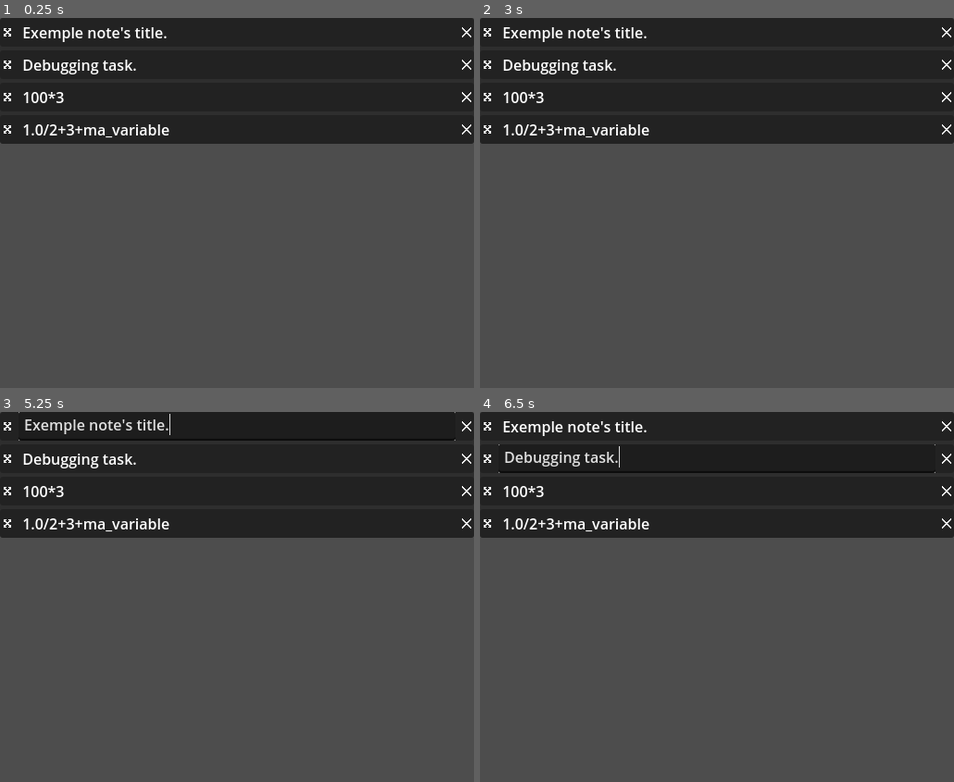
Above: before the commit, frames 1-4 (two rows, left to right).
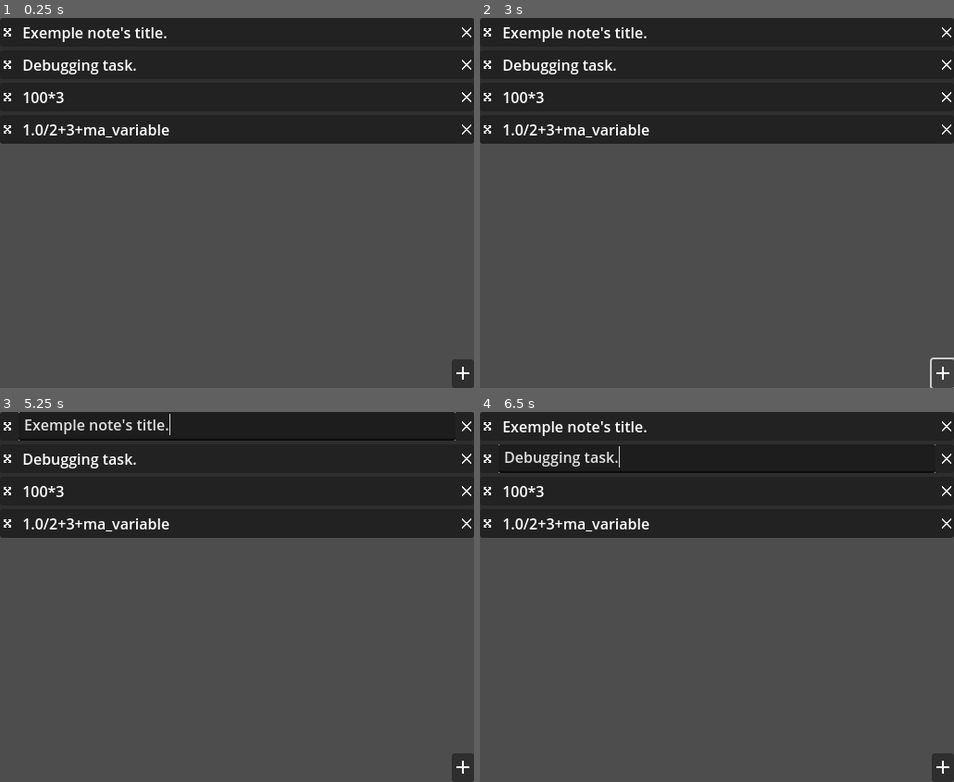
Above: after the commit, the same moments.

Repository: xorblo-doitus/Bloc-notes-plus-plus
Game: Godot game, scene res://src/app/main.tscn
Same seed, same stepped clock (60 frames per second), same inputs: the game is played once before the commit and once after it. The engine's default icon, where the game draws it, is replaced by a stand-in: a white triangle on a blue panel in a dark square.
Inputs (mouse positions are in pixels of both pictures, inside the frame that each line leads up to):
- Up to frame 1 (0.25 s): no input
- Up to frame 2 (3 s): click (944, 373) at 0.52 s; click (489, 32) at 1.27 s; click (489, 32) at 2.02 s; click (944, 373) at 2.77 s
- Up to frame 3 (5.25 s): click (9, 426) at 3.52 s; click (464, 767) at 4.27 s; tap Enter at 5 s; drag from (237, 426) to (284, 515) at 5.02 s
- Up to frame 4 (6.5 s): tap Space at 5.75 s; drag from (717, 460) to (693, 671) at 5.77 s

The runs differ from the first frame. In frame 1, 0.4% of the frame differs, in the area x 95-100%, y 92-100%; in frame 2, less than 0.1%; in frame 3, 0.4%; in frame 4, 0.4%.

Commit message:
Started adding GUI for note creation

Diff:
--- a/src/app/main.gd
+++ b/src/app/main.gd
@@ -1,7 +1,7 @@
 extends Control
 
 
-## Please do not update this value after initialization
+## Please do NOT update this value after initialization.
 @export var notes_display: NoteListDisplay
 
 
--- a/src/app/main.tscn
+++ b/src/app/main.tscn
@@ -1,7 +1,9 @@
-[gd_scene load_steps=3 format=3 uid="uid://ciceafugib0p4"]
+[gd_scene load_steps=5 format=3 uid="uid://ciceafugib0p4"]
 
 [ext_resource type="Script" path="res://src/app/main.gd" id="1_71xkc"]
 [ext_resource type="PackedScene" uid="uid://bbqidfrhlnl3x" path="res://src/gui/displaying_notes/note_list_display.tscn" id="2_670oq"]
+[ext_resource type="PackedScene" uid="uid://elxiakmjubkb" path="res://src/gui/user_input/rich_text_edit.tscn" id="3_3xdaj"]
+[ext_resource type="Texture2D" uid="uid://crs2ptgltvwm5" path="res://src/assets/images/icons/add.png" id="4_o3tyg"]
 
 [node name="Main" type="Control" node_paths=PackedStringArray("notes_display")]
 layout_mode = 3
@@ -11,9 +13,9 @@
 grow_horizontal = 2
 grow_vertical = 2
 script = ExtResource("1_71xkc")
-notes_display = NodePath("Notes/DefaultNotes")
+notes_display = NodePath("VBoxContainer/Notes/DefaultNotes")
 
-[node name="Notes" type="ScrollContainer" parent="."]
+[node name="VBoxContainer" type="VBoxContainer" parent="."]
 layout_mode = 1
 anchors_preset = 15
 anchor_right = 1.0
@@ -21,5 +23,20 @@
 grow_horizontal = 2
 grow_vertical = 2
 
-[node name="DefaultNotes" parent="Notes" instance=ExtResource("2_670oq")]
+[node name="Notes" type="ScrollContainer" parent="VBoxContainer"]
 layout_mode = 2
+size_flags_vertical = 3
+
+[node name="DefaultNotes" parent="VBoxContainer/Notes" instance=ExtResource("2_670oq")]
+layout_mode = 2
+
+[node name="Adding" type="HBoxContainer" parent="VBoxContainer"]
+layout_mode = 2
+
+[node name="FastInput" parent="VBoxContainer/Adding" instance=ExtResource("3_3xdaj")]
+layout_mode = 2
+size_flags_horizontal = 3
+
+[node name="Button" type="Button" parent="VBoxContainer/Adding"]
+layout_mode = 2
+icon = ExtResource("4_o3tyg")
